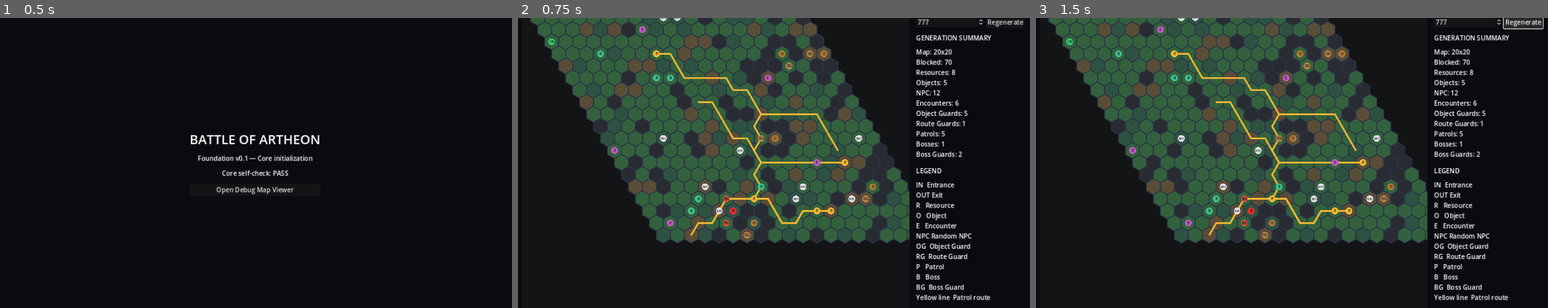
Above: before the commit, frames 1-3 (left to right).
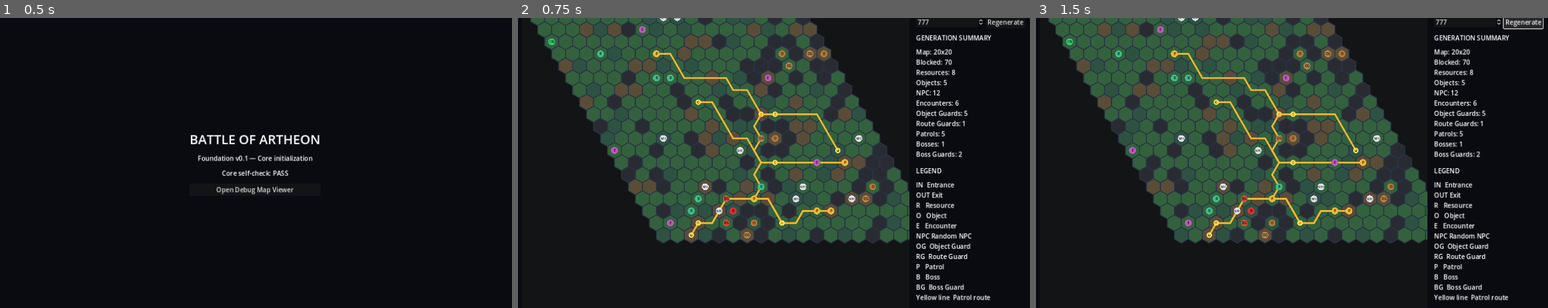
Above: after the commit, the same moments.

Repository: Archoniou1987/Battle-of-Artheon
Game: Godot game, scene res://scenes/main/main.tscn
Same seed, same stepped clock (60 frames per second), same inputs: the game is played once before the commit and once after it.
Inputs:
- Up to frame 1 (0.5 s): no input
- Up to frame 2 (0.75 s): click "Open Debug Map Viewer" at 0.5 s
- Up to frame 3 (1.5 s): click "Regenerate" at 1.25 s

Frame 1 is identical in both runs. In frame 2, 0.1% of the frame differs, in the area x 33-63%, y 28-76%; in frame 3, 0.1%.

Commit message:
Show patrol pause points in debug map viewer

Diff:
--- a/scenes/debug/debug_map_canvas.gd
+++ b/scenes/debug/debug_map_canvas.gd
@@ -45,6 +45,10 @@
 			points.append(_hex_center(pos))
 		if points.size()>=2:
 			draw_polyline(points,Color(0.95,0.72,0.20),3.0,true)
+		for pause in patrol.get("pause_points",[]):
+			var pause_index:int=int(pause.get("path_index",-1))
+			if pause_index>=0 and pause_index<patrol.path.size():
+				draw_circle(_hex_center(patrol.path[pause_index]),5.0,Color(1.0,0.90,0.35),false,2.0,true)
 	_draw_markers(map)
 
 func _draw_markers(map:TacticalMapState)->void:
